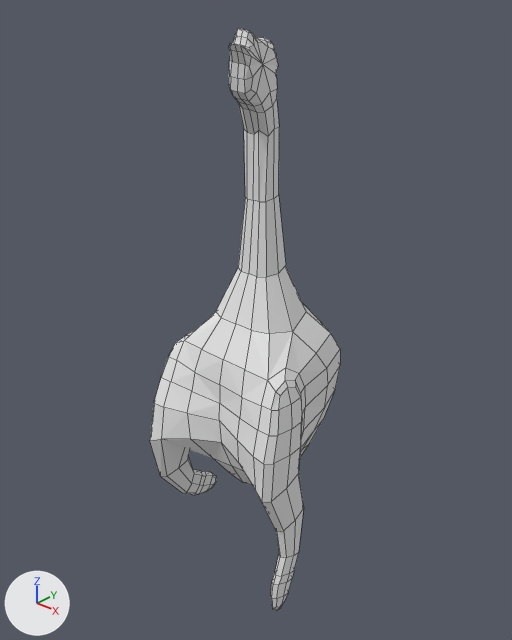
Renders of the Blender file Assets/Models/rubber_chicken.blend from each side of a commit.
Rendered twice from a 50 mm camera at (0.864, -0.965, 0.626) aimed at (-0.006, -0.005, -0.011). The lights are fixed; the arrows at lower left show +X, +Y and +Z. Both versions are drawn at the pose saved in each file; the numbers are the values there. Mesh edges are drawn as thin lines.

The first picture shows 'RubberChicken'.
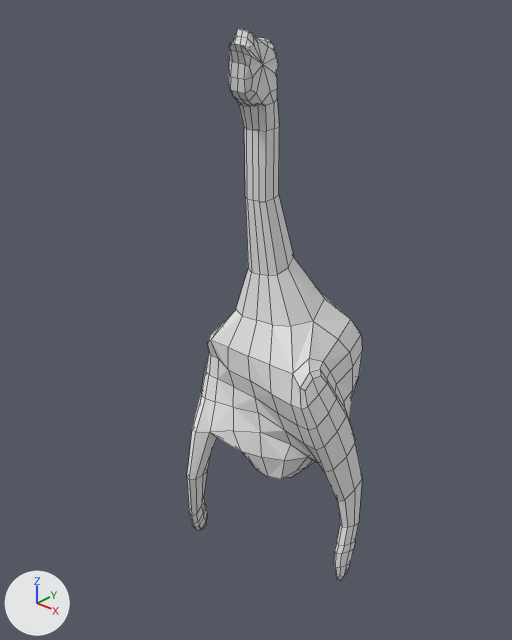
Commit message: Fixed with chicken

The change, as JSON lines over the scene's bpy script:
```json
{"block": "me_cube", "where": "# used by ob_rubberchicken; location = (0.0, 0.0, 0.0); scale = (0.2, 0.2, 0.45)"}
{"op": "remove", "block": "me_cube", "code": "me_cube.from_pydata(...)  # 420 vertices, 418 faces; spans x -0.91..0.86, y -0.96..0.8, z -1.35..1.21"}
{"op": "add", "block": "me_cube", "code": "me_cube.from_pydata(...)  # 420 vertices, 418 faces; spans x -0.74..1.13, y -0.67..1.03, z -1.35..1.21"}
{"block": "me_cube", "change": "me_cube part 1: 285 of 420 vertices moved; they spanned x -0.91..0.86, y -0.96..0.8, z -1.35..0.25 and now span x -0.74..1.13, y -0.67..1.03, z -1.35..0.28; mean shift (0.16, 0.29, -0.01); largest move (0.82, -0.63, -1.35) -> (1.1, 0.12, -1.32)"}
{"block": "me_cube", "change": "me_cube part 2: 17 of 420 vertices moved; they spanned x -0.12..0.2, y -0.23..0.11, z 0.81..1.0 and now span x -0.13..0.18, y -0.21..0.13, z 0.83..1.0; mean shift (-0.01, 0.03, 0.0); largest move (0.14, -0.2, 0.91) -> (0.1, -0.15, 0.93)"}
```

Changed parts and their boxes [x1, y1, x2, y2] in the pictures (512 x 640 px; the box of a moved part takes in the faces that stretch with it):
```json
{"object": "RubberChicken", "change": "reshaped", "before": [150, 28, 340, 611], "after": [187, 28, 362, 581], "on screen": "8% narrower"}
{"part": 1, "of": "me_cube", "change": "moved or reshaped", "before": [150, 196, 340, 611], "after": [187, 196, 362, 581]}
{"part": 2, "of": "me_cube", "change": "moved or reshaped", "before": [238, 89, 279, 202], "after": [238, 89, 279, 202]}
```
